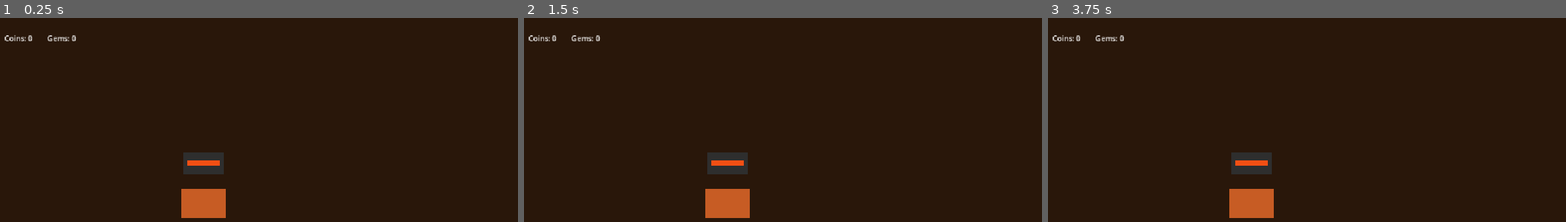
Above: before the commit, frames 1-3 (left to right).
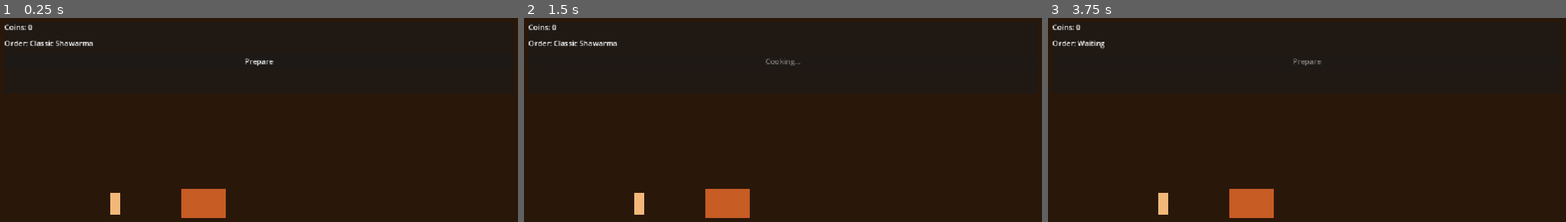
Above: after the commit, the same moments.

Repository: pyto159/ShawarmaEmpire
Game: Godot game, scene res://Scenes/Main.tscn
Two runs of this game, one before a commit and one after it. Both use one fixed random seed, a clock stepped at 60 frames per second and the inputs below.
Inputs (mouse positions are in pixels of both pictures, inside the frame that each line leads up to):
- Up to frame 1 (0.25 s): no input
- Up to frame 2 (1.5 s): click (783, 60) at 0.5 s, where only the run after the commit has a clickable "Prepare"; tap Enter at 1.25 s
- Up to frame 3 (3.75 s): tap Space at 2, 3.5 s; tap Enter at 2.75 s

The runs differ from the first frame. In frame 1, 1.7% of the frame differs, in the area x 0-53%, y 2-97%; in frame 2, 1.7%; in frame 3, 1.6%.

Commit message:
Add first playable cooking HUD

Diff:
--- a/shawarma-empire/Scenes/Main.gd
+++ b/shawarma-empire/Scenes/Main.gd
@@ -1,8 +1,14 @@
 extends Control
+
+@onready var game_hud: GameHUD = $GameHUD
+@onready var cooking_stand: CookingStand = $World/CookingStand
+@onready var playable_customer: Customer = $World/PlayableCustomer
 
 
 func _ready() -> void:
 	SaveManager.load_game()
+	game_hud.set_cooking_stand(cooking_stand)
+	game_hud.set_active_customer(playable_customer)
 
 
 func _notification(what: int) -> void:
--- a/shawarma-empire/Scenes/Main.tscn
+++ b/shawarma-empire/Scenes/Main.tscn
@@ -1,11 +1,12 @@
-[gd_scene load_steps=7 format=3 uid="uid://main"]
+[gd_scene load_steps=8 format=3 uid="uid://main"]
 
 [ext_resource type="Script" path="res://Scenes/Main.gd" id="1_main"]
-[ext_resource type="PackedScene" path="res://UI/CurrencyDisplay.tscn" id="2_currency"]
 [ext_resource type="Script" path="res://Scripts/Queue/QueueSystem.gd" id="3_queue_system"]
 [ext_resource type="Script" path="res://Scripts/Queue/QueuePoint2D.gd" id="4_queue_point"]
 [ext_resource type="Script" path="res://Scripts/Stand/ShawarmaStand.gd" id="5_stand"]
-[ext_resource type="PackedScene" path="res://Scenes/Cooking/CookingStation.tscn" id="6_cooking_station"]
+[ext_resource type="PackedScene" path="res://Scenes/Stand/CookingStand.tscn" id="6_cooking_stand"]
+[ext_resource type="PackedScene" path="res://Scenes/UI/GameHUD.tscn" id="7_game_hud"]
+[ext_resource type="PackedScene" path="res://Scenes/Customer/Customer.tscn" id="8_customer"]
 
 [node name="Main" type="Control"]
 layout_mode = 3
@@ -25,9 +26,10 @@
 grow_vertical = 2
 color = Color(0.16, 0.09, 0.04, 1)
 
-[node name="CurrencyDisplay" parent="." instance=ExtResource("2_currency")]
+[node name="GameHUD" parent="." instance=ExtResource("7_game_hud")]
 layout_mode = 1
-
+cooking_stand_path = NodePath("../World/CookingStand")
+active_customer_path = NodePath("../World/PlayableCustomer")
 
 [node name="World" type="Node2D" parent="."]
 position = Vector2(360, 420)
@@ -62,5 +64,8 @@
 offset_bottom = 32.0
 color = Color(0.78, 0.36, 0.14, 1)
 
-[node name="CookingStation" parent="World" instance=ExtResource("6_cooking_station")]
+[node name="CookingStand" parent="World" instance=ExtResource("6_cooking_stand")]
 position = Vector2(96, -88)
+
+[node name="PlayableCustomer" parent="World" instance=ExtResource("8_customer")]
+position = Vector2(-96, 0)
--- /dev/null
+++ b/shawarma-empire/Scenes/UI/GameHUD.tscn
@@ -0,0 +1,34 @@
+[gd_scene load_steps=2 format=3 uid="uid://gamehud"]
+
+[ext_resource type="Script" path="res://Scripts/UI/GameHUD.gd" id="1_game_hud"]
+
+[node name="GameHUD" type="MarginContainer"]
+anchors_preset = 10
+anchor_right = 1.0
+offset_left = 24.0
+offset_top = 24.0
+offset_right = -24.0
+offset_bottom = 180.0
+script = ExtResource("1_game_hud")
+
+[node name="Panel" type="PanelContainer" parent="."]
+layout_mode = 2
+
+[node name="Content" type="VBoxContainer" parent="Panel"]
+layout_mode = 2
+theme_override_constants/separation = 12
+
+[node name="CoinsLabel" type="Label" parent="Panel/Content"]
+unique_name_in_owner = true
+layout_mode = 2
+text = "Coins: 0"
+
+[node name="OrderLabel" type="Label" parent="Panel/Content"]
+unique_name_in_owner = true
+layout_mode = 2
+text = "Order: Waiting"
+
+[node name="PrepareButton" type="Button" parent="Panel/Content"]
+unique_name_in_owner = true
+layout_mode = 2
+text = "Prepare"
--- /dev/null
+++ b/shawarma-empire/Scripts/UI/GameHUD.gd
@@ -0,0 +1,141 @@
+extends MarginContainer
+class_name GameHUD
+
+signal order_ready(order: Order)
+
+const PLACEHOLDER_COINS: int = 0
+const NO_ORDER_TEXT: String = "Order: Waiting"
+const ORDER_PREFIX: String = "Order: "
+const PREPARE_IDLE_TEXT: String = "Prepare"
+const PREPARE_COOKING_TEXT: String = "Cooking..."
+const UNKNOWN_RECIPE_TEXT: String = "Unknown Recipe"
+const COINS_PREFIX: String = "Coins: "
+const COOKING_STAND_NOT_FOUND: String = "Cooking stand was not found."
+
+@export var cooking_stand_path: NodePath
+@export var active_customer_path: NodePath
+@export var placeholder_coins: int = PLACEHOLDER_COINS
+
+@onready var coins_label: Label = %CoinsLabel
+@onready var order_label: Label = %OrderLabel
+@onready var prepare_button: Button = %PrepareButton
+
+var _cooking_stand: CookingStand
+var _active_customer: Customer
+var _active_order: Order
+
+
+func _ready() -> void:
+	prepare_button.pressed.connect(_on_prepare_button_pressed)
+	_resolve_configured_nodes()
+	_connect_cooking_stand_signals()
+	_refresh_active_order()
+	_update_display()
+
+
+func set_active_customer(customer: Customer) -> void:
+	_active_customer = customer
+	_refresh_active_order()
+	_update_display()
+
+
+func set_cooking_stand(cooking_stand: CookingStand) -> void:
+	_disconnect_cooking_stand_signals()
+	_cooking_stand = cooking_stand
+	_connect_cooking_stand_signals()
+	_update_display()
+
+
+func _resolve_configured_nodes() -> void:
+	if not cooking_stand_path.is_empty():
+		var cooking_node: Node = get_node_or_null(cooking_stand_path)
+		if cooking_node is CookingStand:
+			_cooking_stand = cooking_node as CookingStand
+		else:
+			push_warning(COOKING_STAND_NOT_FOUND)
+
+	if not active_customer_path.is_empty():
+		var customer_node: Node = get_node_or_null(active_customer_path)
+		if customer_node is Customer:
+			_active_customer = customer_node as Customer
+
+
+func _connect_cooking_stand_signals() -> void:
+	if _cooking_stand == null:
+		return
+
+	if not _cooking_stand.cooking_started.is_connected(_on_cooking_started):
+		_cooking_stand.cooking_started.connect(_on_cooking_started)
+
+	if not _cooking_stand.cooking_completed.is_connected(_on_cooking_completed):
+		_cooking_stand.cooking_completed.connect(_on_cooking_completed)
+
+
+func _disconnect_cooking_stand_signals() -> void:
+	if _cooking_stand == null:
+		return
+
+	if _cooking_stand.cooking_started.is_connected(_on_cooking_started):
+		_cooking_stand.cooking_started.disconnect(_on_cooking_started)
+
+	if _cooking_stand.cooking_completed.is_connected(_on_cooking_completed):
+		_cooking_stand.cooking_completed.disconnect(_on_cooking_completed)
+
+
+func _refresh_active_order() -> void:
+	_active_order = null
+	if _active_customer != null and _active_customer.has_order():
+		_active_order = _active_customer.get_order()
+
+	if _active_order != null and _cooking_stand != null and not _cooking_stand.has_active_order():
+		_cooking_stand.accept_order(_active_order)
+
+
+func _update_display() -> void:
+	coins_label.text = COINS_PREFIX + str(placeholder_coins)
+	order_label.text = _get_order_text()
+	prepare_button.text = _get_prepare_button_text()
+	prepare_button.disabled = not _can_prepare_order()
+
+
+func _get_order_text() -> String:
+	if _active_order == null:
+		return NO_ORDER_TEXT
+
+	return ORDER_PREFIX + _get_recipe_name(_active_order)
+
+
+func _get_recipe_name(order: Order) -> String:
+	if order.selected_recipe == null or order.selected_recipe.display_name.is_empty():
+		return UNKNOWN_RECIPE_TEXT
+
+	return order.selected_recipe.display_name
+
+
+func _get_prepare_button_text() -> String:
+	if _cooking_stand != null and _cooking_stand.is_cooking():
+		return PREPARE_COOKING_TEXT
+
+	return PREPARE_IDLE_TEXT
+
+
+func _can_prepare_order() -> bool:
+	return _cooking_stand != null and _cooking_stand.can_cook()
+
+
+func _on_prepare_button_pressed() -> void:
+	if _cooking_stand == null:
+		return
+
+	if _cooking_stand.start_cooking():
+		_update_display()
+
+
+func _on_cooking_started(_order: Order) -> void:
+	_update_display()
+
+
+func _on_cooking_completed(order: Order) -> void:
+	_active_order = null
+	order_ready.emit(order)
+	_update_display()
Not shown, changed: Docs/TECHNICAL.md
